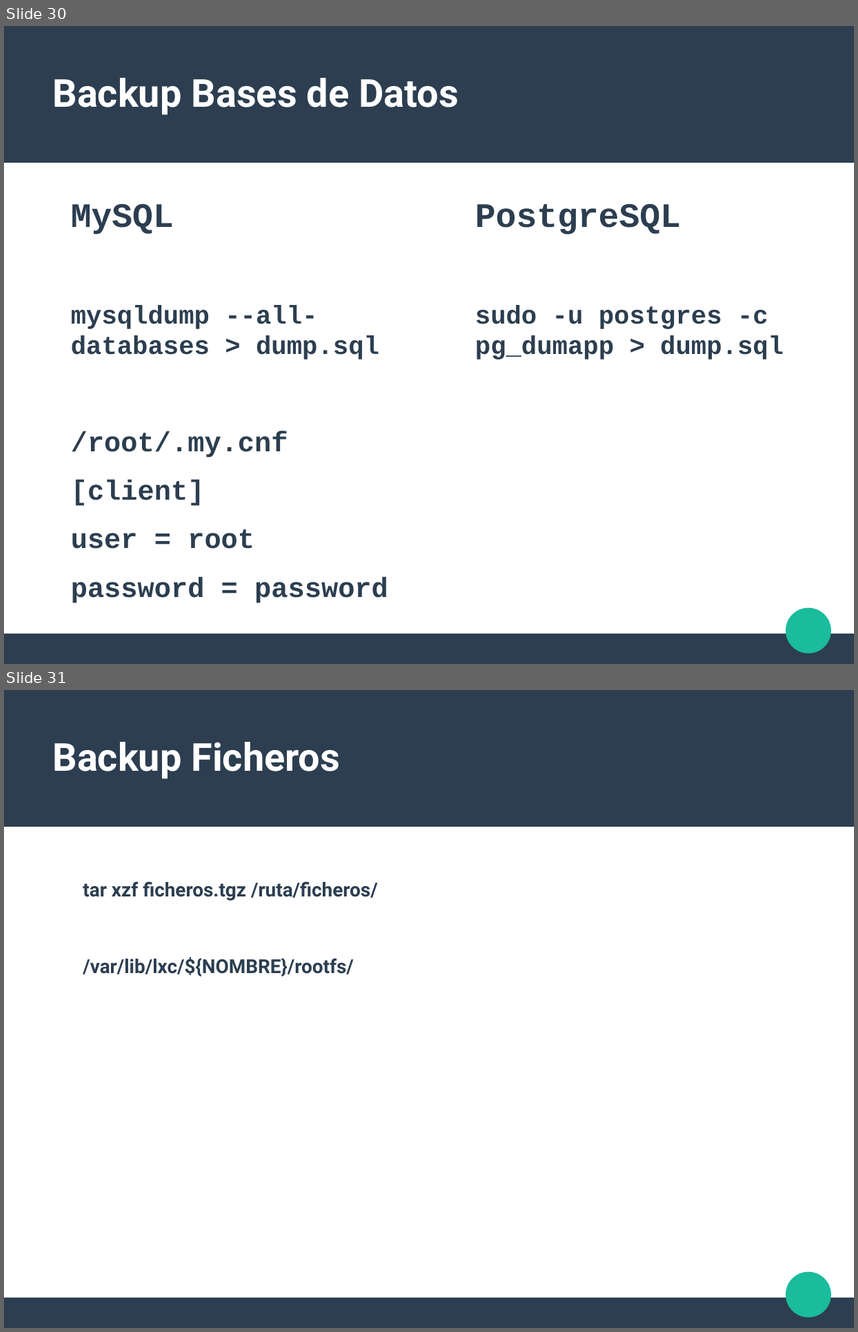
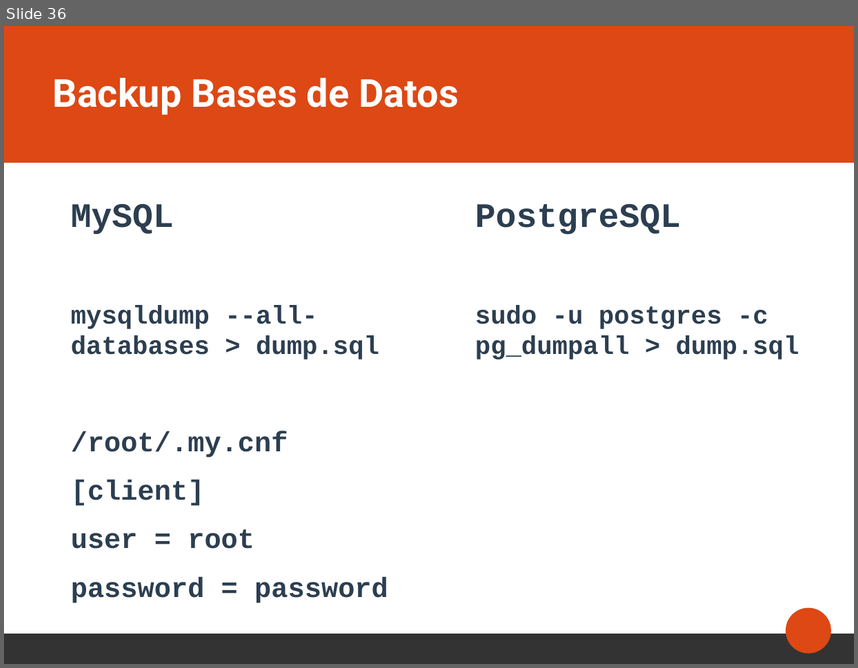
Before and after one commit to alabs/carchi_deploy, a slide deck: 9.Presentacion/presentacion.odp. Shown one above the other, each under a label of ours: slides 30 and 31 before the commit, slide 36 after it. The pictures are 858x1332 and 858x668 pixels, drawn with LibreOffice and Linux fonts; fonts in the diff are those of the drawing. Boxes give left, top, right and bottom in pixels: in the first picture for what was removed or moved away, otherwise in the second. Text is boxed around its words. In the diff, an @@ line names an element or a change of style, - is before the commit and + after.

```diff
--- a/9.Presentacion/presentacion.odp
+++ b/9.Presentacion/presentacion.odp
@@ slide 31 removed at [4, 690, 854, 1328], background #FFFFFF; not listed: 3 template elements that a slide beside it also shows @@
@@ title removed at [52, 742, 341, 779] @@
-Backup Ficheros
@@ text removed at [83, 881, 378, 976] @@
-tar xzf ficheros.tgz /ruta/ficheros/
-/var/lib/lxc/${NOMBRE}/rootfs/
@@ what was slide 30 is now slide 36 @@
@@ slide 36 changed as well @@
@@ rectangle at [4, 26, 854, 163]: fill #2C3E50 to #DD4814 @@
@@ text at [475, 305, 800, 359]: text changed @@
-sudo -u postgres -c pg_dumapp > dump.sql
+sudo -u postgres -c pg_dumpall > dump.sql
@@ ellipse at [786, 608, 832, 653]: fill #1ABC9C to #DD4814 @@
@@ rectangle at [4, 633, 854, 663]: fill #2C3E50 to #333333 @@
```
Also in this commit, not shown: 33 other slides changed, 2 slides added, 1 other slide removed, 10 other files.
